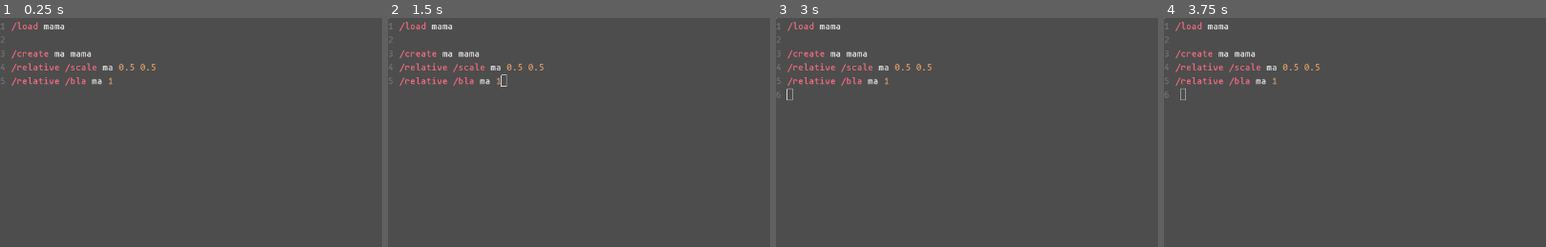
Above: before the commit, frames 1-4 (left to right).
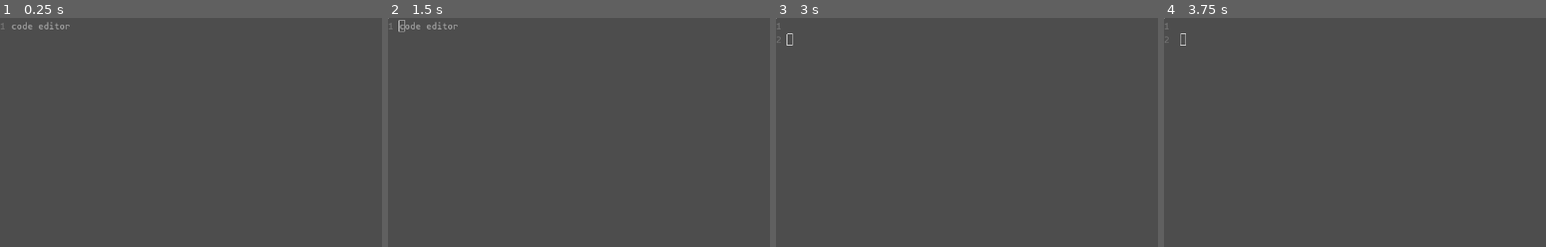
Above: after the commit, the same moments.

Repository: loopier/animatron
Game: Godot game, scene res://main.tscn
The game is run twice, just before and just after one commit, with the same random seed, the same clock (stepped at 60 frames per second) and the same inputs.
Inputs (mouse positions are % of the whole screen's width and height, from its top left):
- Up to frame 1 (0.25 s): no input
- Up to frame 2 (1.5 s): click (92, 25) at 0.52 s; type "12" at 0.6 s; click (92, 76) at 0.75 s; type "12" at 0.83 s; tap Enter at 1.25 s; move the mouse to (72, 45) at 1.27 s; tap Alt at 1.35 s; click (72, 45) at 1.42 s
- Up to frame 3 (3 s): tap Space at 2 s; drag from (30, 55) to (45, 70) at 2.02 s; tap Enter at 2.75 s; move the mouse to (60, 28) at 2.77 s; tap Shift at 2.85 s; click (60, 28) at 2.92 s
- Up to frame 4 (3.75 s): tap Space at 3.5 s; drag from (45, 70) to (20, 35) at 3.52 s
The pictures show only the part of the screen within x 0-50%, y 0-50%; the shares and areas given below are measured in that part.

The runs differ from the first frame. In frame 1, 1.3% of the frame differs, in the area x 0-41%, y 1-30%; in frame 2, 1.4%, in the area x 0-41%, y 0-30%; in frame 3, 1.4%; in frame 4, 1.3%.

Commit message:
Fix `/def`

Diff:
--- a/CodeEdit.gd
+++ b/CodeEdit.gd
@@ -16,22 +16,24 @@
 	if event.is_action_pressed("eval_block"): evalBlock()
 	if event.is_action_pressed("eval_line"): evalLine()
 
-func evalSelectedText():
-	var text = get_selected_text().strip_edges()
+func evalText(text):
+	text = text.strip_edges()
 	eval_code.emit(text)
 	deselect()
 
 func evalLine():
-	Log.debug("line")
 	var ln = get_caret_line()
 	var col = get_caret_column()
 	selectLine(ln)
-	evalSelectedText()
+	evalText(get_selected_text())
 
 func evalBlock():
 	if get_selected_text().is_empty():
 		selectBlock()
-	evalSelectedText()
+
+	var blocks = get_selected_text().split("\n\n")
+	for block in blocks:
+		evalText(block)
 
 func selectLine(line: int):
 	select(line, 0, line, len(get_line(line)))
@@ -44,7 +46,7 @@
 
 func findPrevLinebreak(line: int) -> int:
 	var ln = line
-	while ln > 0:
+	while ln >= 0:
 		ln = ln - 1
 		if get_line(ln) == "": break
 	return ln + 1
--- a/CommandInterface.gd
+++ b/CommandInterface.gd
@@ -39,6 +39,7 @@
 	get: return variables
 ## Core ommands map.
 var coreCommands: Dictionary = {
+	"/load/file": loadCommandFile,
 	"/test": getActor, ## used to test random stuff
 	"/set": setVar,
 	"/get": getVar,
@@ -162,7 +163,8 @@
 		result = parseDef(key, args)
 		for cmd in result.value:
 			result = parseCommand(cmd[0], cmd.slice(1), sender)
-
+		command_finished.emit(result.msg, sender)
+		return result
 	args = parseArgs(args)
 
 	match commandDict:
@@ -190,7 +192,7 @@
 	return resultingArgs
 
 func parseDef(key, args) -> Status:
-	Log.debug("Parsing def commands: %s %s" % [key, defCommands[key]])
+#	Log.debug("Parsing def commands: %s %s" % [key, defCommands[key]])
 	var def = defCommands[key]
 	for i in len(args):
 		var variableKey = def.variables.keys()[i]
@@ -240,10 +242,11 @@
 	var lines := Array(getTextLines(block)) # convert from PackedStringArray
 	lines = lines.filter(filterComments)
 	lines = lines.filter(filterEmptyLines)
+
 	for line in lines:
 		var cmd := convertTextLineToCommand(line)
 		cmds.append(cmd)
-		Log.verbose("Converted text to command: %s" % [cmds])
+	Log.verbose("Converted text block to command: %s" % [cmds])
 	return cmds
 
 ## Converts a [method /def] block of text, to a parsable [method /def] command
@@ -258,7 +261,7 @@
 		def.append_array(cmd)
 		if i < len(lines) - 1:
 			def.append(",")
-	Log.verbose("Converted text def to command: %s" % [def])
+	Log.verbose("Converted text def block to command: %s" % [def])
 	return def
 
 func convertTextLineToCommand(line: String) -> Array:
@@ -440,7 +443,6 @@
 
 func loadAnimationAsset(assetName: String) -> Status:
 	var path := animationAssetsPath.path_join(assetName)
-	Log.debug("TODO: load sprites and image sequences from disk: %s" % [path])
 	var dir := DirAccess.open(animationAssetsPath)
 	var assets := assetHelpers.getAssetFilesMatching(animationAssetsPath, assetName)
 	if not assets.sprites.is_empty():
@@ -485,13 +487,12 @@
 	return Status.ok(actors)
 
 func createActor(actorName: String, anim: String) -> Status:
-	Log.debug("TODO Add anim to actor on creation '%s': %s" % [actorName, anim])
 	if not animationsLibrary.has_animation(anim):
 		return Status.error("Animation not found: %s" % [anim])
 	var actor: Variant
 	var msg: String
 	var result = getActor(actorName)
-	Log.debug(result.msg)
+#	Log.debug(result.msg)
 	if result.value != null:
 		actor = getActor(actorName).value
 		msg = "Actor already exists: %s\n" % [actor]
@@ -499,7 +500,7 @@
 	else:
 		actor = metanode.instantiate()
 		msg = "Created new actor '%s': %s" % [actorName, anim]
-	Log.debug(msg)
+#	Log.debug(msg)
 	actor.set_name(actorName)
 	actor.set_position(Vector2(0.5,0.5) * get_parent().get_viewport_rect().size)
 	var animationNode = actor.get_node("Animation")
@@ -623,8 +624,8 @@
 	var object = actor if actor.has_method("get_"+property) else actor.get_node("Animation")
 	var currentValue = object.get(property)
 	var modifier: Variant
-	Log.debug("property: %s.%s" % [object.name, property])
-	Log.debug("values: %s -> %s" % [currentValue, values])
+#	Log.debug("property: %s.%s" % [object.name, property])
+#	Log.debug("values: %s -> %s" % [currentValue, values])
 	if currentValue == null: return Status.error("Property not found: %s.%s" % [object.name, property])
 	match typeof(currentValue):
 		TYPE_VECTOR2, TYPE_VECTOR3, TYPE_VECTOR4:
@@ -749,6 +750,6 @@
 	return Status.ok()
 
 func nextState(machine: String) -> Status:
-	Log.debug("next state:%s" % [machine])
+#	Log.debug("next state:%s" % [machine])
 	next_state.emit(machine)
 	return Status.ok()
--- a/Main.gd
+++ b/Main.gd
@@ -57,6 +57,15 @@
 
 func _on_eval_command(command: Array):
 	cmdInterface.parseCommand(command[0], command.slice(1), "")
+
+func _on_eval_code(text: String):
+	var cmds := []
+	if text.begins_with("/def"):
+		# putting /def cmd in an array so we can use the same call for both cases
+		cmds.append(cmdInterface.convertDefBlockToCommand(text))
+	else:
+		cmds = cmdInterface.convertTextBlockToCommands(text)
+	cmdInterface.parseCommandsArray(cmds)
 
 func _on_command_finished(msg: String, sender: String):
 	if not msg.is_empty():
@@ -123,7 +132,7 @@
 	for machine in machines:
 		Log.info("%s(%s): %s" % [machine, stateMachines[machine].status(), stateMachines[machine].list()])
 
-## Add a [param state] to a [param machine]
+## Add a [param state] to a [param mijachine]
 func _on_add_state(machine: String, state: String, commands: Array):
 	if not stateMachines.has(machine):
 		stateMachines[machine] = StateMachine.new()
@@ -144,7 +153,3 @@
 		if machineKey.match(machine):
 			stateMachines[machineKey].next()
 			cmdInterface.parseCommand(stateMachines[machineKey].status(), [], "")
-
-func _on_eval_code(text: String):
-	var cmds = cmdInterface.convertTextBlockToCommands(text)
-	cmdInterface.parseCommandsArray(cmds)
--- a/main.tscn
+++ b/main.tscn
@@ -32,11 +32,6 @@
 size_flags_horizontal = 3
 size_flags_vertical = 3
 theme = ExtResource("3_fotw2")
-text = "/load mama
-
-/create ma mama
-/relative /scale ma 0.5 0.5
-/relative /bla ma 1"
 placeholder_text = "code editor"
 highlight_all_occurrences = true
 syntax_highlighter = SubResource("CodeHighlighter_833ra")
--- a/ocl.gd
+++ b/ocl.gd
@@ -42,5 +42,5 @@
 				var value = variables[varName.substr(1)] if variables.has(varName.substr(1)) else item
 				cmd = _replaceVariable(varName, value, cmd)
 		result.append(cmd)
-	Log.debug("processed def: %s" % [result])
+#	Log.debug("processed def: %s" % [result])
 	return result
